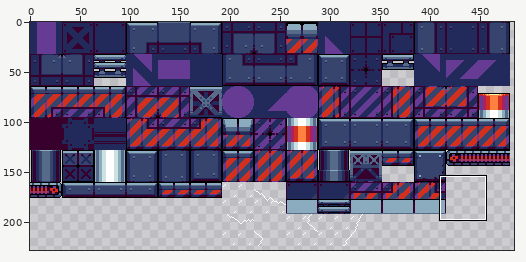
Edited in one commit: sprite sheet (assets/fulltile.png). The picture above shows the old version from afar; the outline marks the close-up.
Close-up. Before:
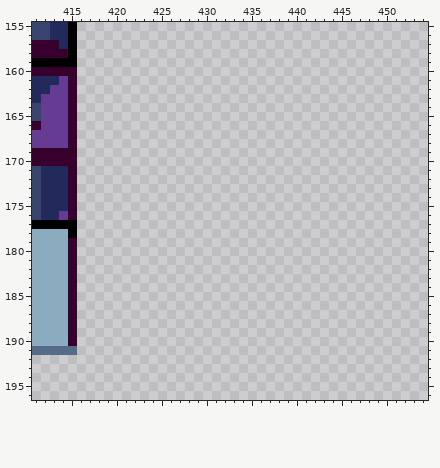
The file is 490x503 pixels. Shown: x 411..454, y 155..196. The wide view leaves out empty margins.
After the commit:
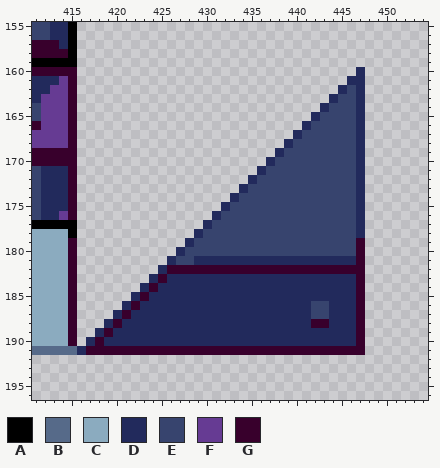
Palette (. is transparent): A #000000  B #566a89  C #8babbf  D #222a5c  E #37446e  F #663b93  G #38002c
The edit:
Changed rows in their new state; - is an unchanged pixel.
first column x 416:
160 -------------------------------D
161 ------------------------------DD
162 -----------------------------DED
163 ----------------------------DEED
164 ---------------------------DEEED
165 --------------------------DEEEED
166 -------------------------DEEEEED
167 ------------------------DEEEEEED
168 -----------------------DEEEEEEED
169 ----------------------DEEEEEEEED
170 ---------------------DEEEEEEEEED
171 --------------------DEEEEEEEEEED
172 -------------------DEEEEEEEEEEED
173 ------------------DEEEEEEEEEEEED
174 -----------------DEEEEEEEEEEEEED
175 ----------------DEEEEEEEEEEEEEED
176 ---------------DEEEEEEEEEEEEEEED
177 --------------DEEEEEEEEEEEEEEEED
178 -------------DEEEEEEEEEEEEEEEEED
179 ------------DEEEEEEEEEEEEEEEEEEG
180 -----------DEEEEEEEEEEEEEEEEEEEG
181 ----------DEEDDDDDDDDDDDDDDDDDDG
182 ---------DGGGGGGGGGGGGGGGGGGGGGG
183 --------DGDDDDDDDDDDDDDDDDDDDDDG
184 -------DGDDDDDDDDDDDDDDDDDDDDDDG
185 ------DGDDDDDDDDDDDDDDDDDDDDDDDG
186 -----DGDDDDDDDDDDDDDDDDDDDEEDDDG
187 ----DGDDDDDDDDDDDDDDDDDDDDEEDDDG
188 ---DGDDDDDDDDDDDDDDDDDDDDDGGDDDG
189 --DGDDDDDDDDDDDDDDDDDDDDDDDDDDDG
190 -DGDDDDDDDDDDDDDDDDDDDDDDDDDDDDG
191 DGGGGGGGGGGGGGGGGGGGGGGGGGGGGGGG
Pixel boxes of the changes (left, top, right, bottom) in both close-ups:
added: (77, 67, 365, 355)
